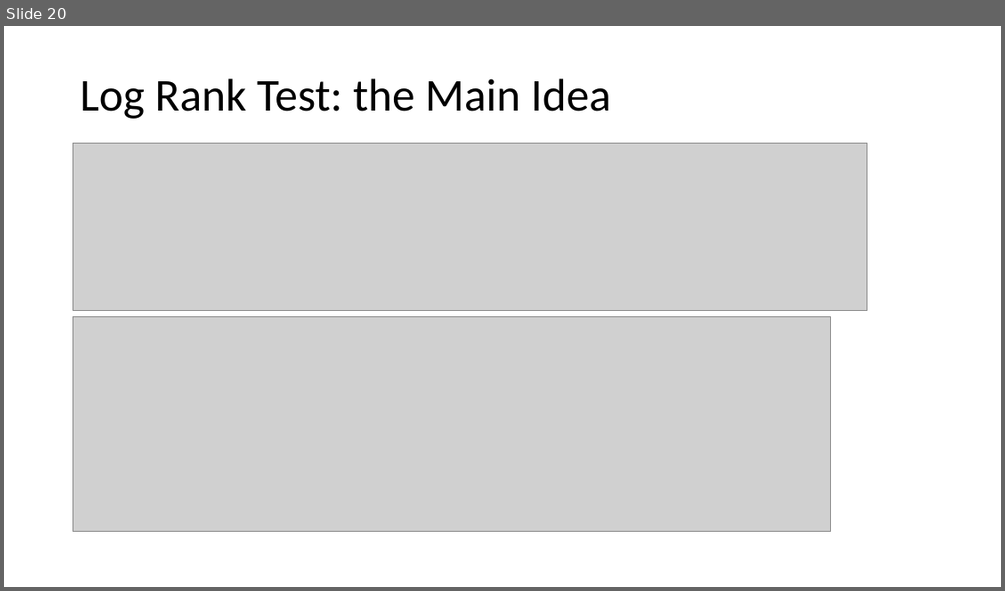
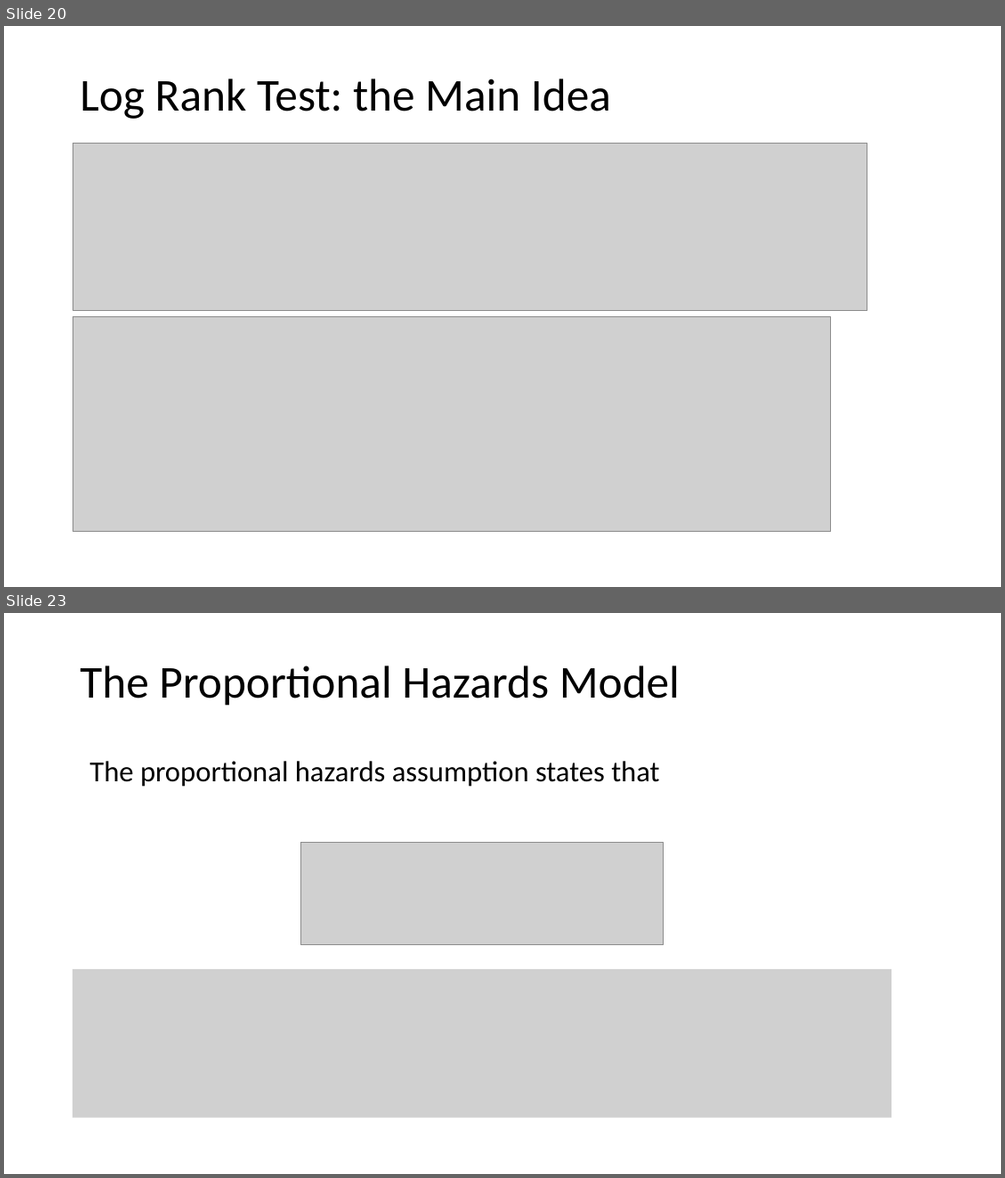
Before and after one commit to tianzheng4/tianzheng4.github.io, a slide deck: _umkc-teaching/slides/Lecture14.pptx. Shown one above the other, each under a label of ours: slide 20 before the commit, slides 20 and 23 after it; the slides between them are not shown. The pictures are 1005x591 and 1005x1178 pixels, drawn with LibreOffice and Linux fonts; fonts in the diff are those of the drawing; grey boxes stand for pictures. Boxes give left, top, right and bottom in pixels: in the first picture for what was removed or moved away, otherwise in the second. Text is boxed around its words. In the diff, an @@ line names an element or a change of style, - is before the commit and + after.

```diff
--- a/_umkc-teaching/slides/Lecture14.pptx
+++ b/_umkc-teaching/slides/Lecture14.pptx
@@ slide 23 added at (x1=4, y1=613, x2=1001, y2=1174), background #FFFFFF @@
@@ title added at (x1=80, y1=666, x2=680, y2=706), 44 pt, text #000000 @@
+The Proportional Hazards Model
@@ text added at (x1=89, y1=761, x2=659, y2=787), 28 pt, text #000000 @@
+The proportional hazards assumption states that
@@ picture added at (x1=301, y1=842, x2=663, y2=945) @@
@@ picture added at (x1=73, y1=969, x2=891, y2=1118) @@
```
Also in this commit, not shown: 6 other slides added, 3 other files.
